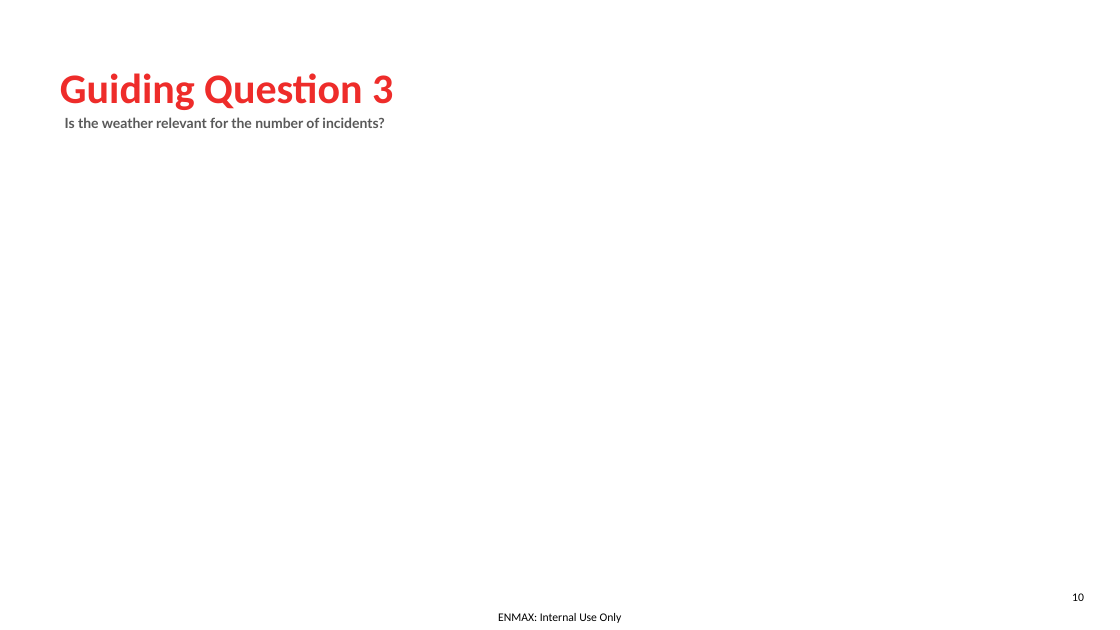
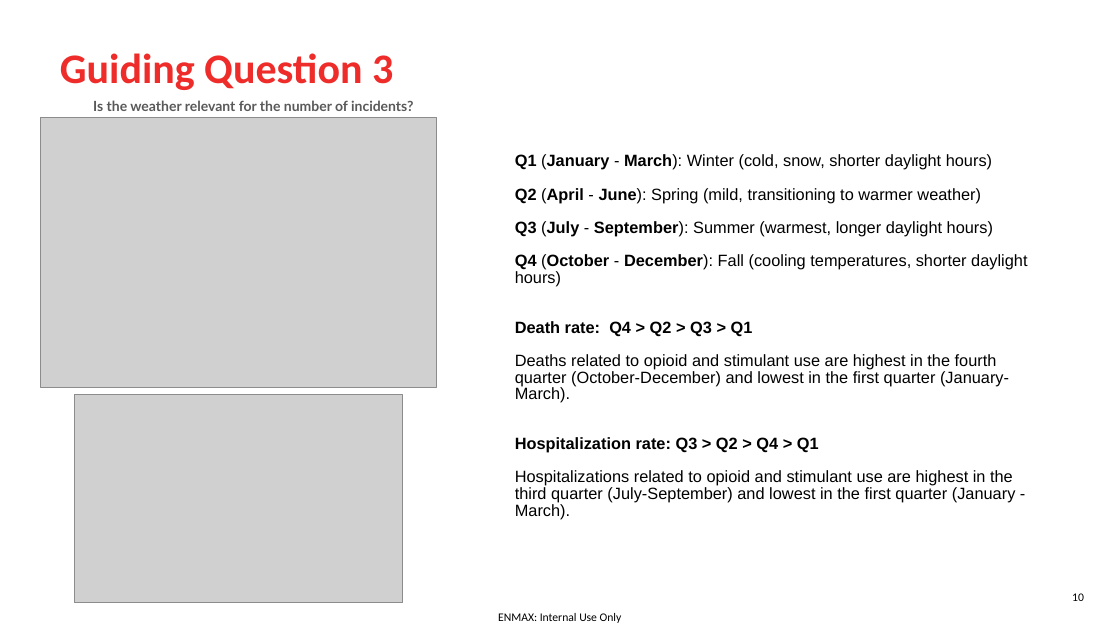
Before and after one commit to jricardobt1/UofC, a slide deck: slide 10 of DATA601/Project/20250213_Project Presentation.pptx. Drawn at 1120x630 pixels with LibreOffice and Linux fonts; fonts in the diff are those of the drawing; grey boxes stand for pictures; background and template pictures are left out. Boxes give left, top, right and bottom in pixels: in the first picture for what was removed or moved away, otherwise in the second. Text is boxed around its words. In the diff, an @@ line names an element or a change of style, - is before the commit and + after.

```diff
--- a/DATA601/Project/20250213_Project Presentation.pptx
+++ b/DATA601/Project/20250213_Project Presentation.pptx
@@ title "Guiding Question 3": place and size @@
-title "Guiding Question 3" at (60, 73, 393, 110)
+title "Guiding Question 3" at (60, 53, 393, 90)
@@ picture added at (40, 118, 436, 387) @@
@@ text "Is the weather relevant for ...": place and size @@
-text "Is the weather relevant for ..." at (65, 117, 384, 128)
+text "Is the weather relevant for ..." at (93, 100, 413, 111)
@@ text added at (515, 154, 1027, 519), 14 pt, text #000000 @@
+Q1 (January - March): Winter (cold, snow, shorter daylight hours)
+Q2 (April - June): Spring (mild, transitioning to warmer weather)
+Q3 (July - September): Summer (warmest, longer daylight hours)
+Q4 (October - December): Fall (cooling temperatures, shorter daylight hours)
+Death rate: Q4 > Q2 > Q3 > Q1
+Deaths related to opioid and stimulant use are highest in the fourth quarter (October-December) and lowest in the first quarter (January-March).
+Hospitalization rate: Q3 > Q2 > Q4 > Q1
+Hospitalizations related to opioid and stimulant use are highest in the third quarter (July-September) and lowest in the first quarter (January - March).
@@ picture added at (75, 395, 403, 603) @@
```
Also in this commit, not shown: 3 other slides changed, 1 slide added.
